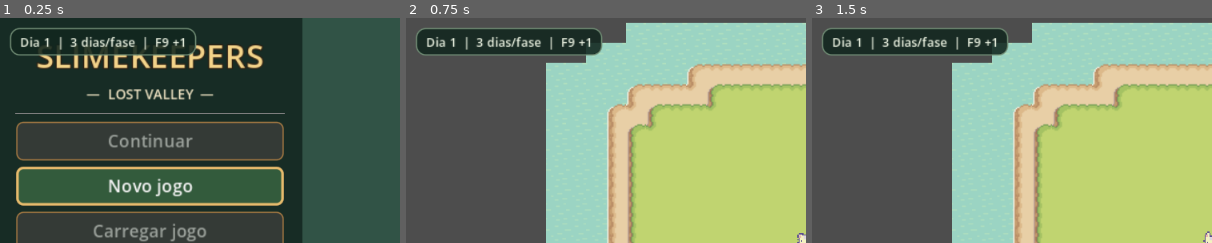
Above: before the commit, frames 1-3 (left to right).
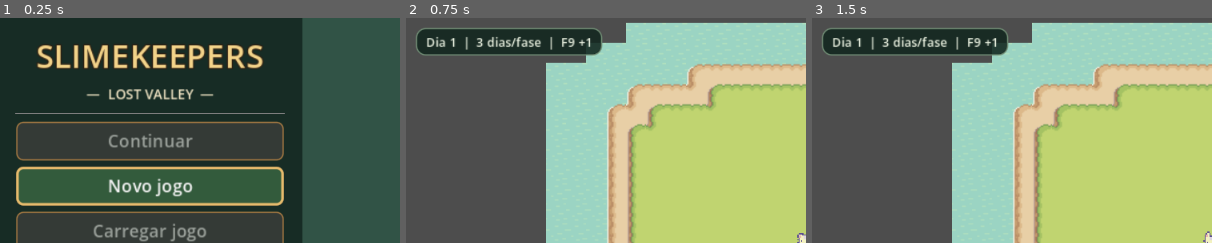
Above: after the commit, the same moments.

Repository: HelioConde/Slime-Harvest
Game: Godot game, scene res://scenes/ui/MainMenu.tscn
Two runs of this game, one before a commit and one after it. Both use one fixed random seed, a clock stepped at 60 frames per second and the inputs below.
Inputs (mouse positions are % of the whole screen's width and height, from its top left):
- Up to frame 1 (0.25 s): no input
- Up to frame 2 (0.75 s): click "Novo jogo" at 0.5 s
- Up to frame 3 (1.5 s): click (16, 89) at 1.25 s
The pictures show only the part of the screen within x 0-50%, y 0-50%; the shares and areas given below are measured in that part.

The runs differ from the first frame. In frame 1, 2.3% of the frame differs, in the area x 2-50%, y 4-17%; in frame 2, nothing differs; in frame 3, nothing differs.

Commit message:
feat(godot): document wallpaper asset, hide calendar in menu and test 4th-slot pickaxe

Diff:
--- a/scripts/core/game_calendar.gd
+++ b/scripts/core/game_calendar.gd
@@ -24,7 +24,11 @@
 func _process(delta: float) -> void:
     # Nao avancar dias enquanto a tela inicial estiver aberta.
     var active_scene: Node = get_tree().current_scene
-    if active_scene != null and active_scene.scene_file_path == "res://scenes/ui/MainMenu.tscn":
+    var is_main_menu: bool = active_scene != null and active_scene.scene_file_path == "res://scenes/ui/MainMenu.tscn"
+    var calendar_hud := get_node_or_null("CalendarHUD") as CanvasLayer
+    if calendar_hud != null:
+        calendar_hud.visible = not is_main_menu
+    if is_main_menu:
         return
     if delta <= 0.0:
         return
--- a/scripts/ui/main_menu.gd
+++ b/scripts/ui/main_menu.gd
@@ -2,7 +2,7 @@
 ## Menu leve: nunca instancia o World atras da interface.
 ## Multiplayer futuro reservado, sem fingir que existe rede/salas.
 const WORLD_SCENE := "res://scenes/world/World.tscn"
-const WALLPAPER := "res://assets/ui/main_menu/vale_encantado.jpg"
+const WALLPAPER := "res://assets/ui/main_menu/vale_encantado.png"
 const LEGACY_SAVES := [
 	"user://house_terrain_test.json",
 	"user://slimekeepers_calendar_v1.json",
@@ -43,7 +43,7 @@
 		photo.texture = load(WALLPAPER) as Texture2D
 		add_child(photo)
 	else:
-		push_warning("MainMenu: wallpaper indisponivel; importe vale_encantado.jpg na pasta assets/ui/main_menu.")
+		push_warning("MainMenu: wallpaper indisponivel; importe vale_encantado.png na pasta assets/ui/main_menu.")
 
 	var shade := ColorRect.new()
 	shade.name = "MenuShadow"
--- /dev/null
+++ b/tests/MainMenuTest.tscn
@@ -0,0 +1,6 @@
+[gd_scene format=3]
+
+[ext_resource type="Script" path="res://tests/main_menu_test.gd" id="1_menu_test"]
+
+[node name="MainMenuTest" type="Node"]
+script = ExtResource("1_menu_test")
--- /dev/null
+++ b/tests/main_menu_test.gd
@@ -0,0 +1,39 @@
+extends Node
+## Regressao do menu e atlas: sem sobrescrever salvamento legado.
+
+func _ready() -> void:
+	call_deferred("_run")
+
+
+func _assert(ok: bool, description: String) -> bool:
+	if ok:
+		print("PASS menu: ", description)
+		return true
+	printerr("FAIL menu: ", description)
+	get_tree().quit(1)
+	return false
+
+
+func _run() -> void:
+	var main := load("res://scenes/ui/MainMenu.tscn").instantiate() as Control
+	add_child(main)
+	await get_tree().process_frame
+	if not _assert(main.get_node_or_null("MenuOptions/NovoJogo") is Button, "Novo jogo exists"):
+		return
+	if not _assert(main.get_node_or_null("MenuOptions/Multiplayer") is Button and main.get_node("MenuOptions/Multiplayer").disabled, "future multiplayer disabled safely"):
+		return
+	if not _assert(main.get_node_or_null("MenuOptions/Carregarjogo") is Button, "load game button exists"):
+		return
+	if not _assert(main.get("WALLPAPER") == "res://assets/ui/main_menu/vale_encantado.png", "wallpaper reference stable"):
+		return
+	if not _assert(load("res://scripts/items/tool_inventory.gd").HOTBAR_IDS[3] == &"pickaxe", "slot 4 is the pickaxe"):
+		return
+	if not _assert(load("res://scripts/ui/tool_hotbar.gd").SLOT_IDS[3] == &"pickaxe", "hotbar label matches inventory slot 4"):
+		return
+	var atlas := load("res://assets/Objects/Items/tools-n-meterial-items.png") as Texture2D
+	if not _assert(atlas != null and atlas.get_width() == 64 and atlas.get_height() == 64, "uploaded tool atlas is valid 64x64 RGBA image"):
+		return
+	if not _assert(main.has_method("_has_legacy_save") and main.has_method("_enter_world"), "existing save migration path remains available"):
+		return
+	print("PASS menu: functional safe entry point, future multiplayer and fourth-slot pickaxe")
+	get_tree().quit(0)
Not shown, changed: .github/workflows/godot-headless.yml
Not shown, changed: README.md
Not shown, added: assets/ui/main_menu/README.md
